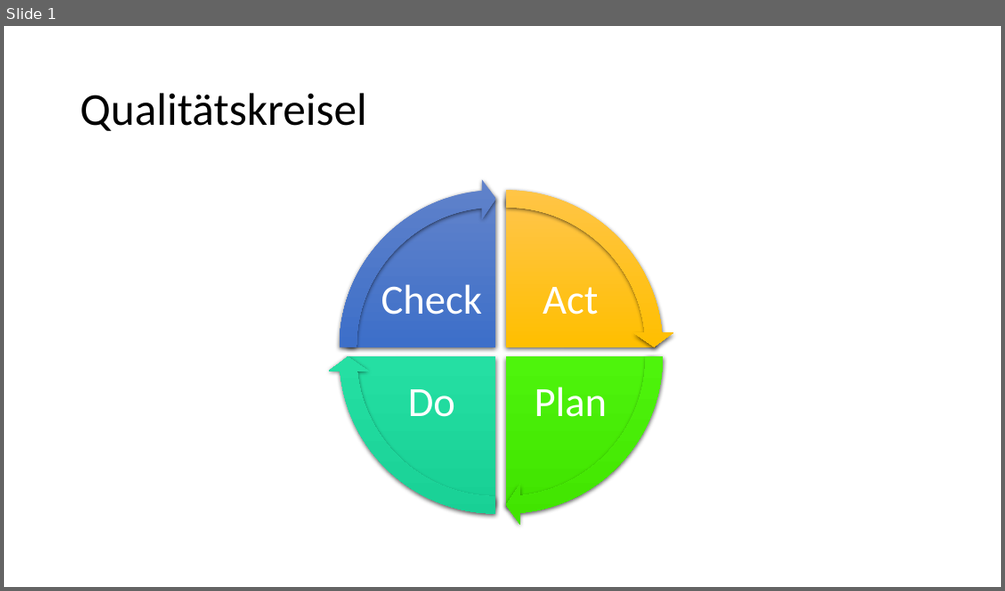
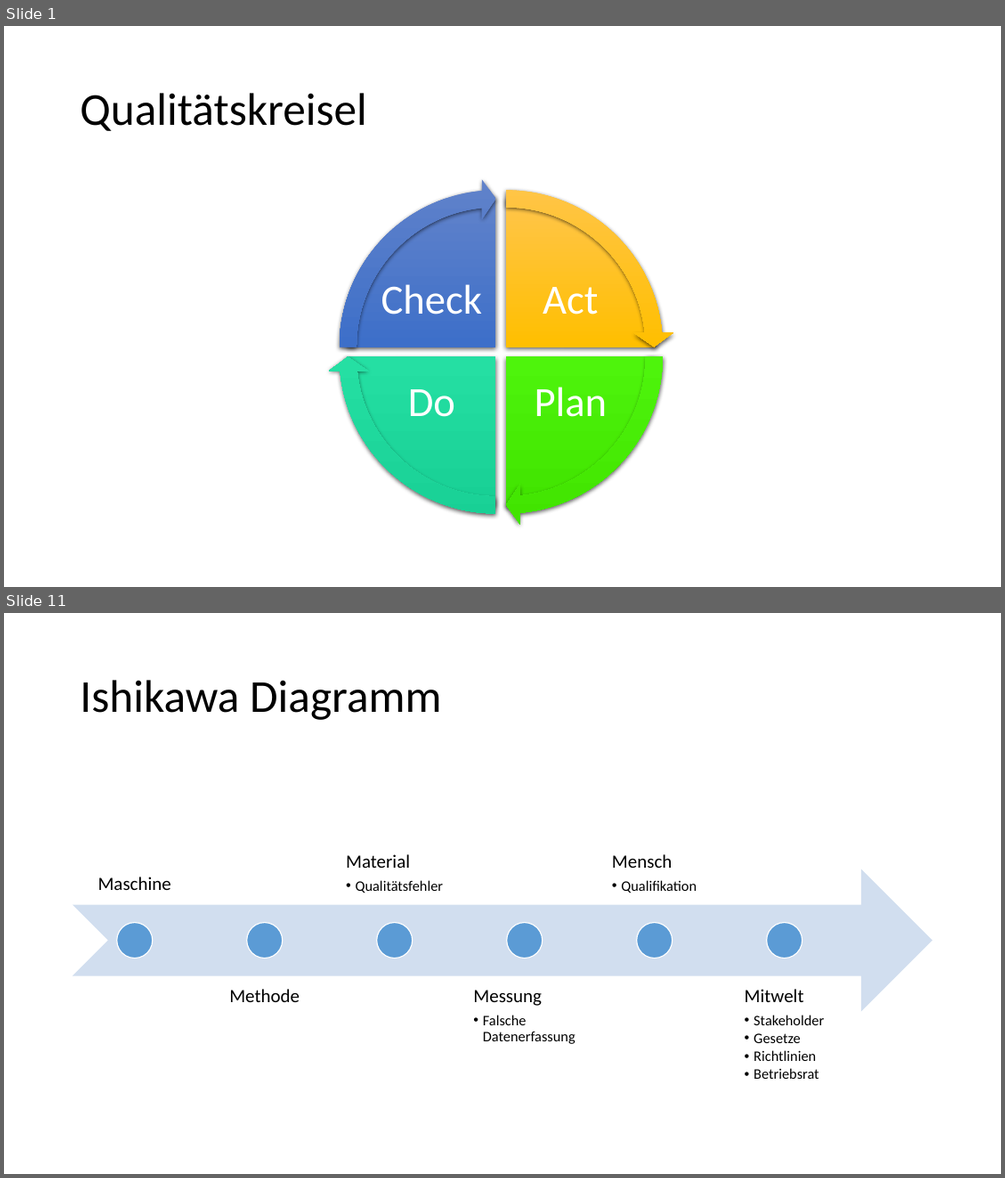
Before and after one commit to Masterarth/PM, a slide deck: documents/projectmanagement/Steuerung/Qualitätskreisel.pptx. Shown one above the other, each under a label of ours: slide 1 before the commit, slides 1 and 11 after it; the slides between them are not shown. The pictures are 1005x591 and 1005x1178 pixels, drawn with LibreOffice and Linux fonts; fonts in the diff are those of the drawing. Boxes give left, top, right and bottom in pixels: in the first picture for what was removed or moved away, otherwise in the second. Text is boxed around its words. In the diff, an @@ line names an element or a change of style, - is before the commit and + after.

```diff
--- a/documents/projectmanagement/Steuerung/Qualitätskreisel.pptx
+++ b/documents/projectmanagement/Steuerung/Qualitätskreisel.pptx
@@ slide 11 added at (4, 613, 1001, 1174), background #FFFFFF @@
@@ title added at (80, 680, 441, 720), 44 pt, text #000000 @@
+Ishikawa Diagramm
@@ group added at (73, 854, 933, 1078): 6 texts, 6 ellipses, 1 notched right arrow @@
+Maschine
+Methode
+Material
+  • Qualitätsfehler
+Messung
+  • Falsche Datenerfassung
+Mensch
+  • Qualifikation
+Mitwelt
+  • Stakeholder
+  • Gesetze
+  • Richtlinien
+  • Betriebsrat
```
Also in this commit, not shown: 12 other slides added, 9 other files.
